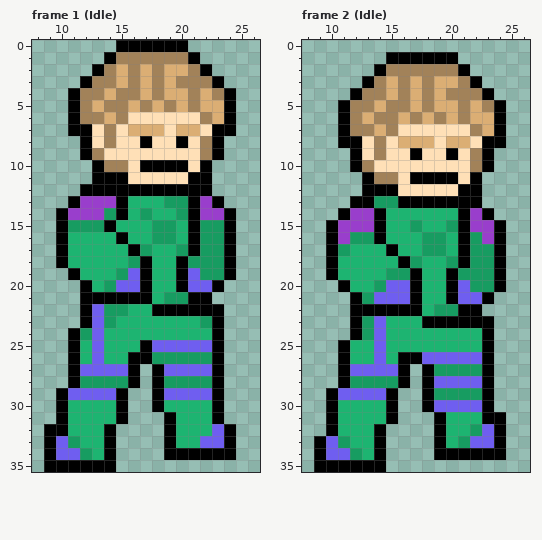
Pixel-art file -- Assets/Artwork/Enemies/Distance/EnemyDistanceExample.aseprite. Above: the version before the commit.
36x36 pixels, 14 frames. Shown: frame 1 (Idle): x 8..26, y 0..35; frame 2 (Idle): x 8..26, y 0..35.
New version:
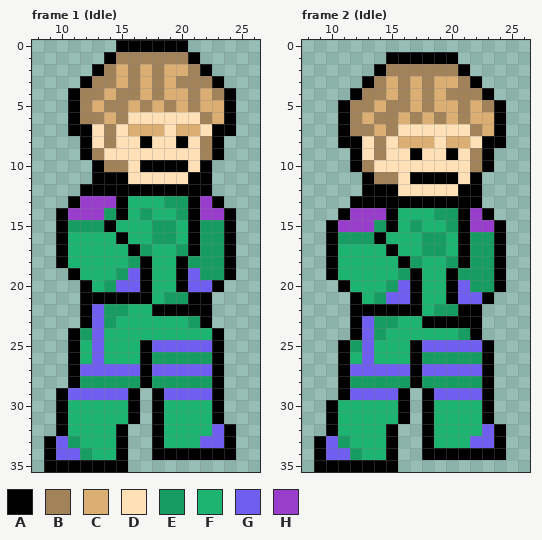
Palette (. is transparent): A #000000  B #a28259  C #dbae74  D #ffe0b7  E #179c61  F #1db471  G #6f5ef0  H #993ecc
From old to new:
Changed rows in their new state; - is an unchanged pixel.
Frame 1 (Idle):
first column x 9:
22 --------------.
23 ------------EA.
26 -------F-------
27 -------GAG-----
28 -------EAE-----
29 ------GA-------
30 ------FA-------
31 ------FA-AF----
32 .----FA--AF----
33 -----FA--AF----
34 -----FA--A-----
35 ------A--------
Frame 2 (Idle):
first column x 10:
13 ----AA---------
14 ----HA---EE----
15 ----EA---------
16 -E-----------E-
17 -F-------------
19 -----F---------
20 ----FE---------
21 ---FE----------
23 ---GEE-------.-
24 ---GE------EA.-
25 --EGF--AGGGGG--
26 ---GF-F-EEEEE--
27 ------GAGGGGG--
28 ------EAEEEEE--
29 .A---GA--GGGG--
30 -----FA--FFFF--
31 -----FA-AF----.
32 ----FA--AF--F--
33 ----FA--AF-F---
34 ----FA--A------
35 -----A---------
Boxes around the changes in both pictures, in picture pixels (x1, y1, x2, y2):
changed: (188, 304, 224, 328)
changed: (104, 352, 176, 472)
erased: (44, 424, 56, 436)
changed: (326, 196, 506, 472)
